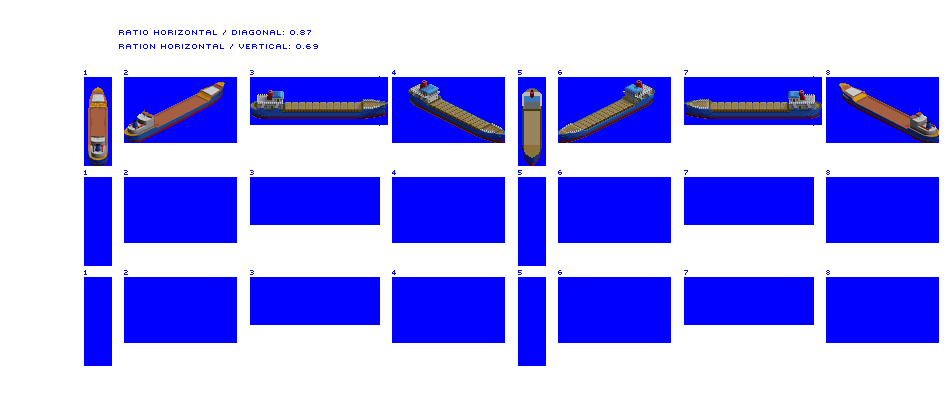
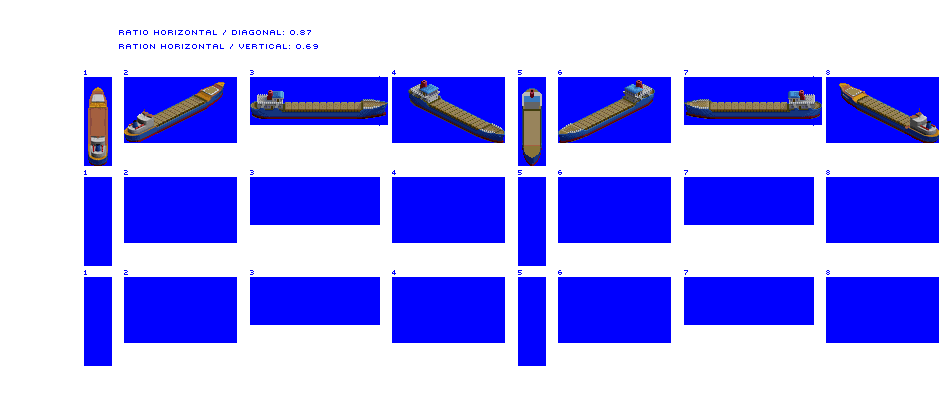
Layered file, before and after one edit (950x400). Changes by layer:
added layer "Layer 2" above "Coaster" over [154, 94, 207, 134]
painted on "Coaster" over [205, 87, 910, 134]
